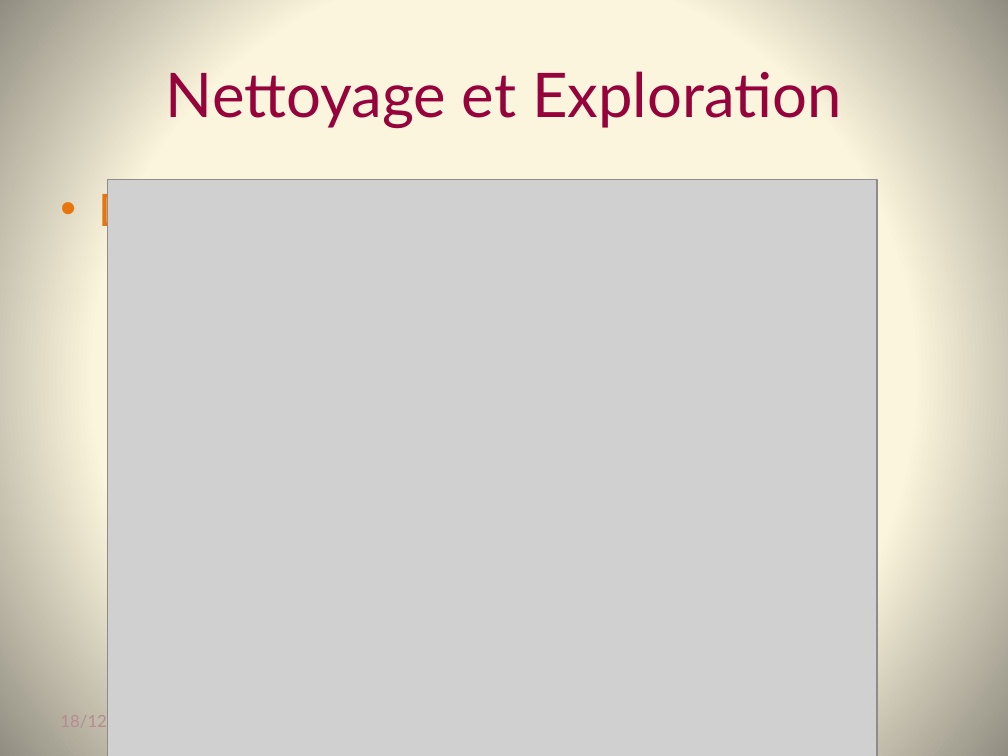
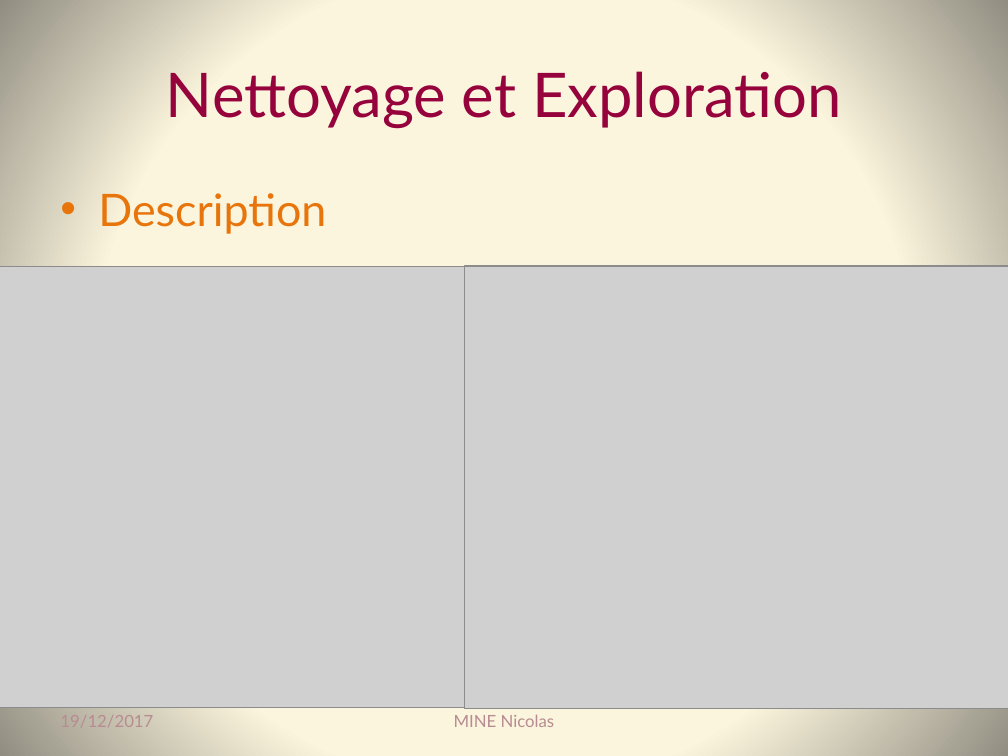
Before and after one commit to Coni63/OC_DS, a slide deck: slide 12 of P5/Presentation_projet_5.pptx. Drawn at 1008x756 pixels with LibreOffice and Linux fonts; fonts in the diff are those of the drawing; grey boxes stand for pictures. Boxes give left, top, right and bottom in pixels: in the first picture for what was removed or moved away, otherwise in the second. Text is boxed around its words. In the diff, an @@ line names an element or a change of style, - is before the commit and + after.

```diff
--- a/P5/Presentation_projet_5.pptx
+++ b/P5/Presentation_projet_5.pptx
@@ picture: place and size @@
-picture at [107,179,877,756]
+picture at [0,267,559,708]
@@ picture added at [465,266,1008,709] @@
@@ text at [60,715,153,727]: text changed @@
-18/12/2017
+19/12/2017
@@ text added at [454,715,555,727], 12 pt, text #B78C92 @@
+MINE Nicolas
```
Also in this commit, not shown: 25 other slides changed, 3 other files.
